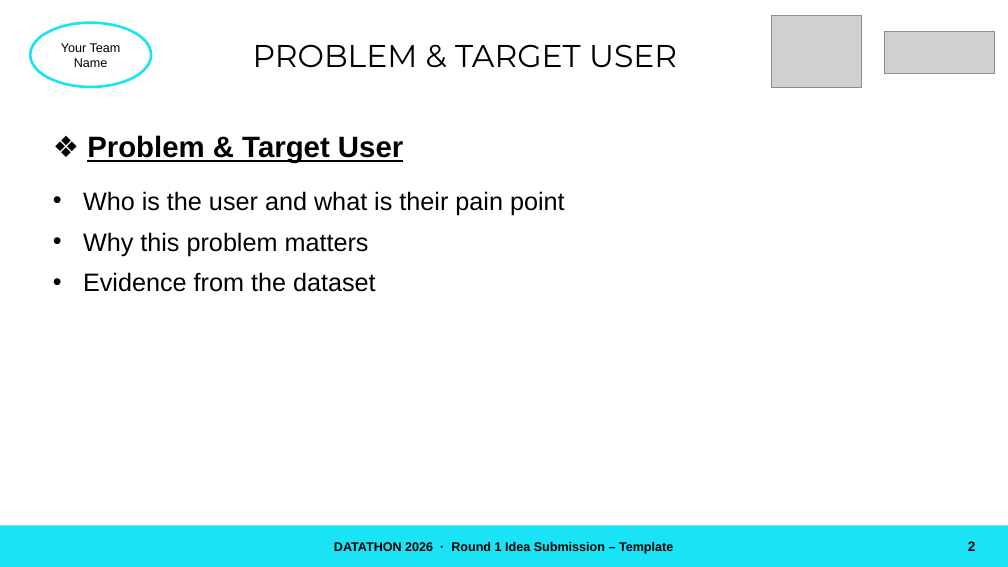
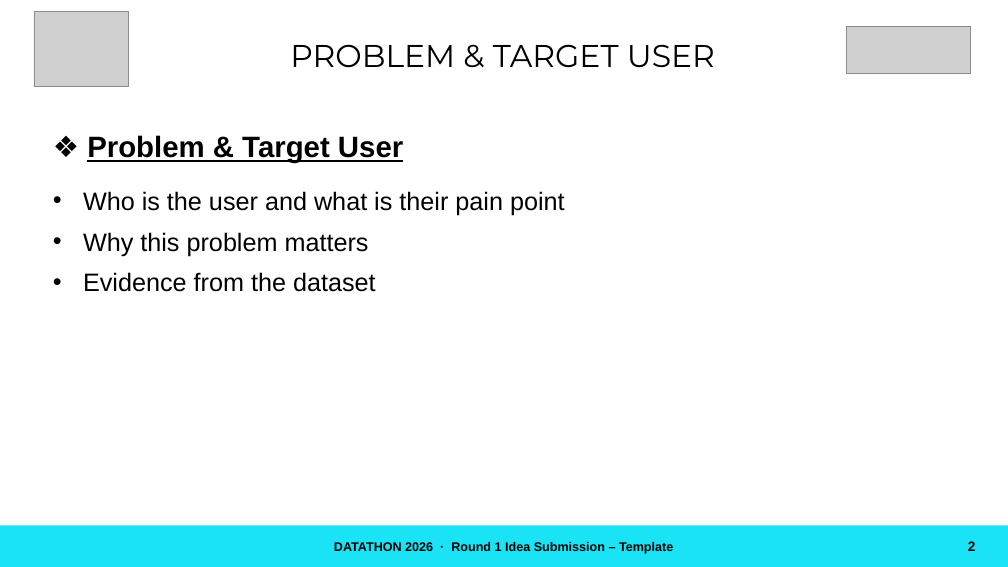
Before and after one commit to Nathan-Jamesss/DATATHON, a slide deck: slide 2 of site/downloads/DATATHON-Round1-Idea-PPT-Template.pptx. Drawn at 1008x567 pixels with LibreOffice and Linux fonts; fonts in the diff are those of the drawing; grey boxes stand for pictures. Boxes give left, top, right and bottom in pixels: in the first picture for what was removed or moved away, otherwise in the second. Text is boxed around its words. In the diff, an @@ line names an element or a change of style, - is before the commit and + after.

```diff
--- a/site/downloads/DATATHON-Round1-Idea-PPT-Template.pptx
+++ b/site/downloads/DATATHON-Round1-Idea-PPT-Template.pptx
@@ ellipse removed at [30,23,151,87] @@
-Your Team Name
@@ picture: place and size @@
-picture at [771,15,861,87]
+picture at [34,11,129,87]
@@ text "PROBLEM & TARGET USER": place and size @@
-text "PROBLEM & TARGET USER" at [253,44,677,68]
+text "PROBLEM & TARGET USER" at [290,44,715,68]
@@ picture: place and size @@
-picture at [885,32,994,73]
+picture at [847,26,971,73]
```
Also in this commit, not shown: 7 other slides changed, 5 other files.
